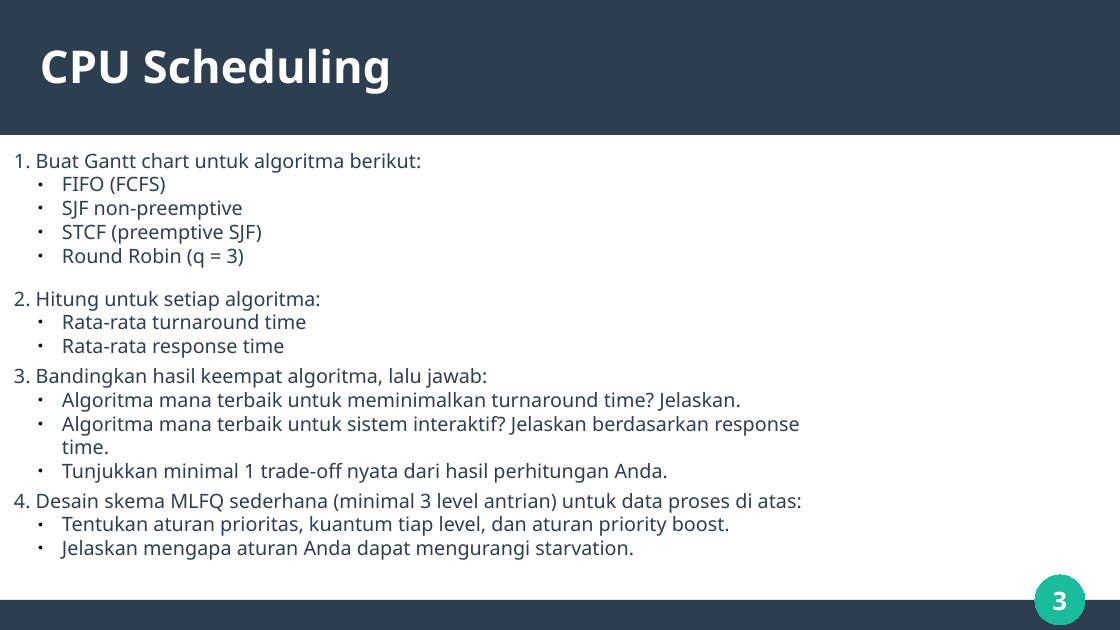
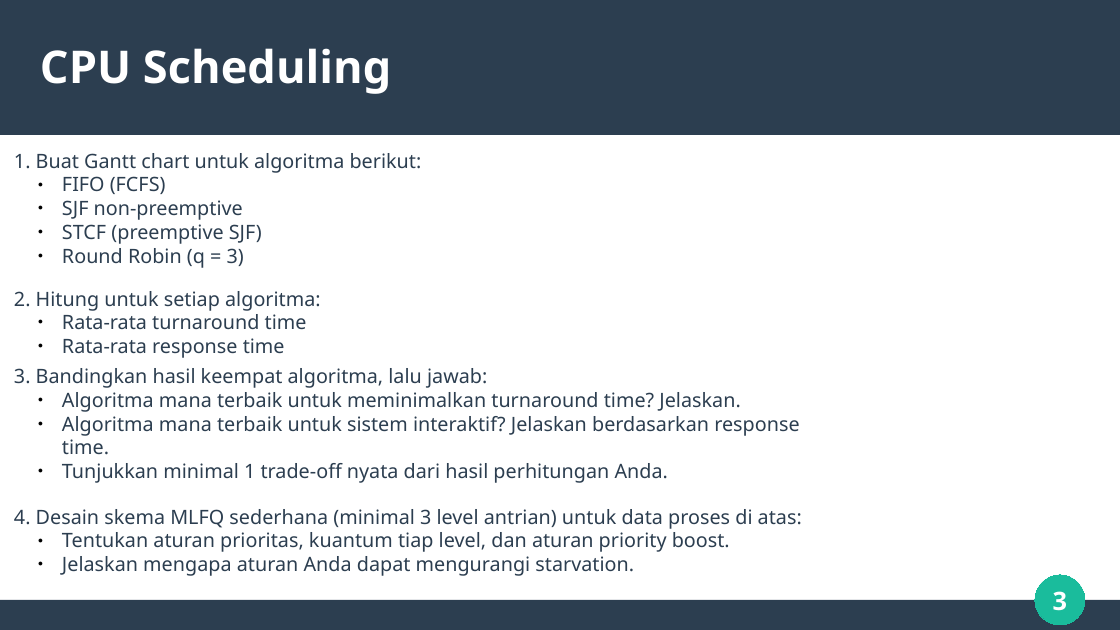
Before and after one commit to DanamiStartrail/ToR, a slide deck: slide 3 of PPT-SO.odp. Drawn at 1120x630 pixels with LibreOffice and Linux fonts; fonts in the diff are those of the drawing. Boxes give left, top, right and bottom in pixels: in the first picture for what was removed or moved away, otherwise in the second. Text is boxed around its words. In the diff, an @@ line names an element or a change of style, - is before the commit and + after.

```diff
--- a/PPT-SO.odp
+++ b/PPT-SO.odp
@@ text "4. Desain skema MLFQ sederhana ...": place and size @@
-text "4. Desain skema MLFQ sederhana ..." at bbox=[14, 493, 802, 560]
+text "4. Desain skema MLFQ sederhana ..." at bbox=[14, 509, 802, 576]
```
Also in this commit, not shown: 2 other slides changed, 3 other files.
